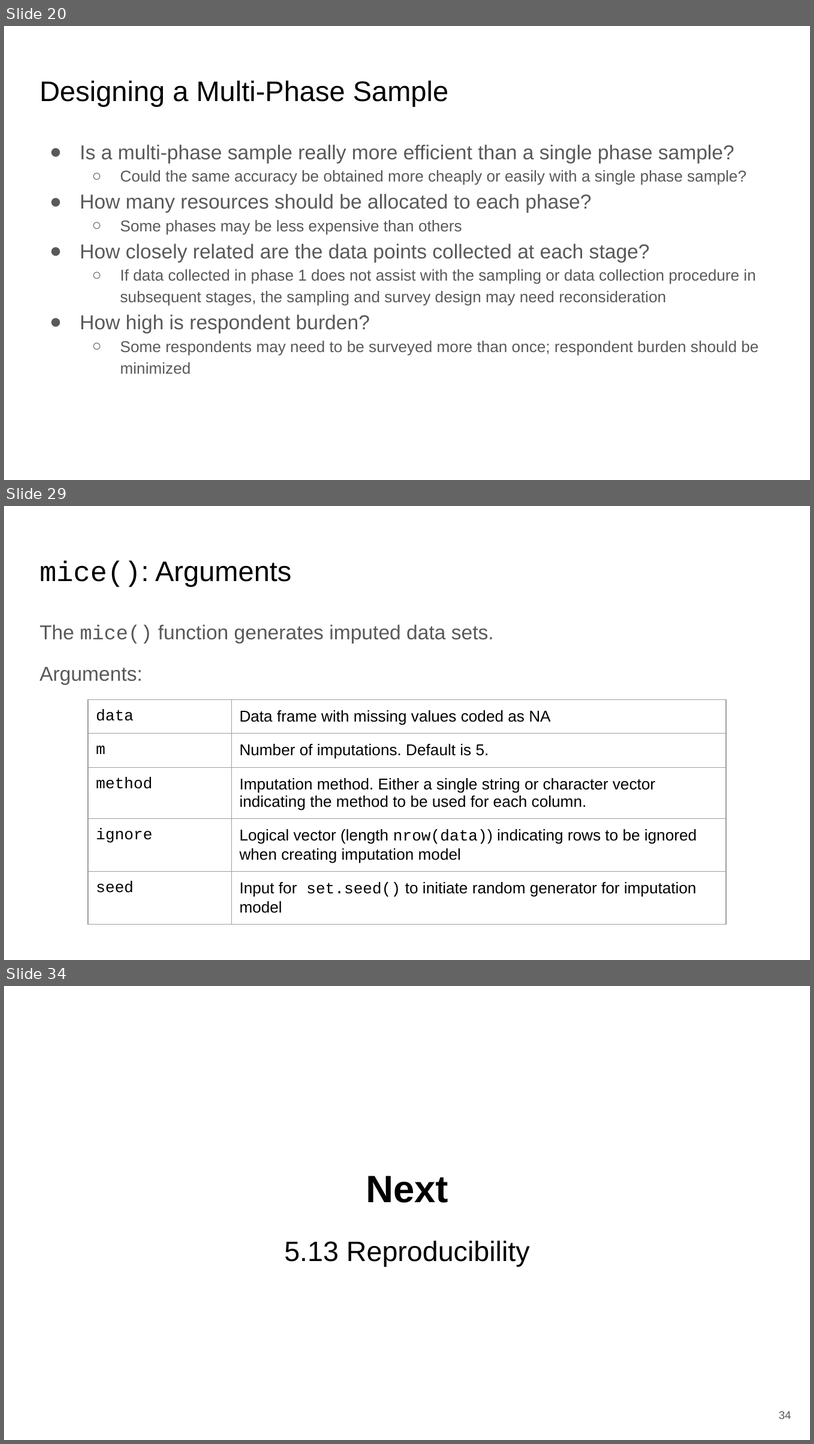
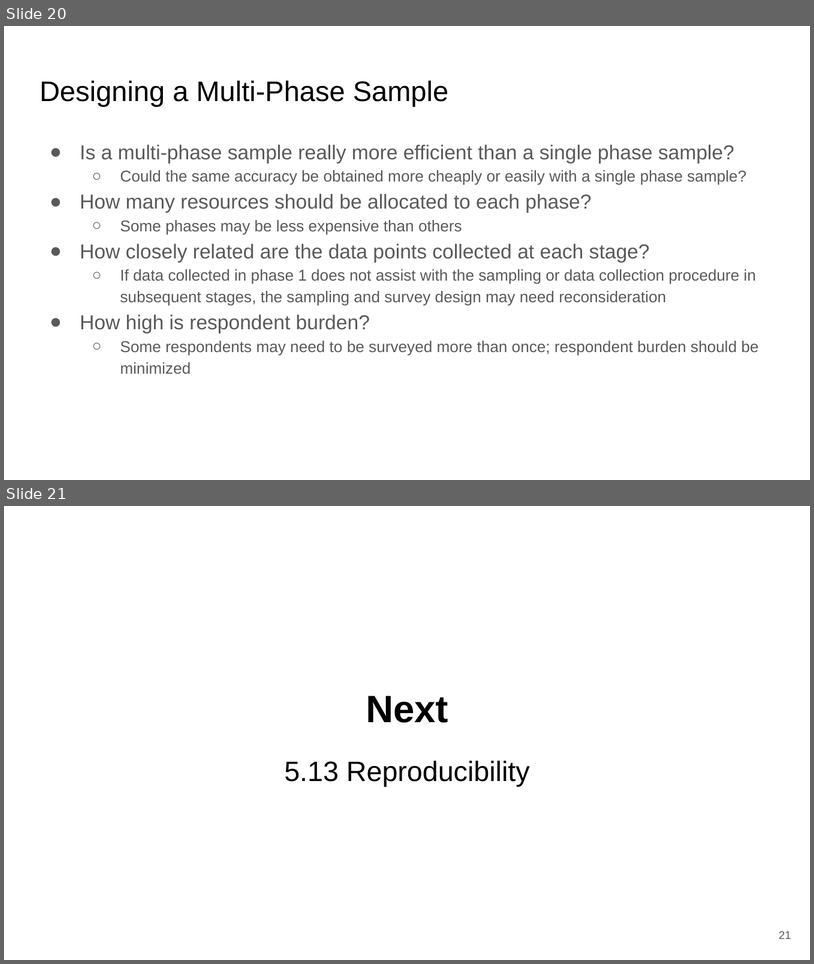
Before and after one commit to UofT-DSI/sampling, a slide deck: lectures/12-Advanced data collection-slides.pptx. Shown one above the other, each under a label of ours: slides 20, 29 and 34 before the commit, slides 20 and 21 after it; the slides between them are not shown. The pictures are 814x1444 and 814x964 pixels, drawn with LibreOffice and Linux fonts; fonts in the diff are those of the drawing. Boxes give left, top, right and bottom in pixels: in the first picture for what was removed or moved away, otherwise in the second. Text is boxed around its words. In the diff, an @@ line names an element or a change of style, - is before the commit and + after.

```diff
--- a/lectures/12-Advanced data collection-slides.pptx
+++ b/lectures/12-Advanced data collection-slides.pptx
@@ slide 29 removed at (4, 506, 810, 960), background #FFFFFF @@
@@ title removed at (39, 561, 291, 587) @@
-mice(): Arguments
@@ text removed at (39, 624, 494, 684) @@
-The mice() function generates imputed data sets.
-Arguments:
@@ table removed at (88, 700, 726, 960), 5 rows, 2 columns @@
-data | Data frame with missing values coded as NA
-m | Number of imputations. Default is 5.
-method | Imputation method. Either a single string or character vector indicating the method to be used for each column.
-ignore | Logical vector (length nrow(data)) indicating rows to be ignored when creating imputation model
-seed | Input for set.seed() to initiate random generator for imputation model
@@ what was slide 34 is now slide 21 @@
@@ page number at (779, 931, 792, 939): text changed @@
-34
+21
```
Also in this commit, not shown: 12 other slides removed, 2 other files.
